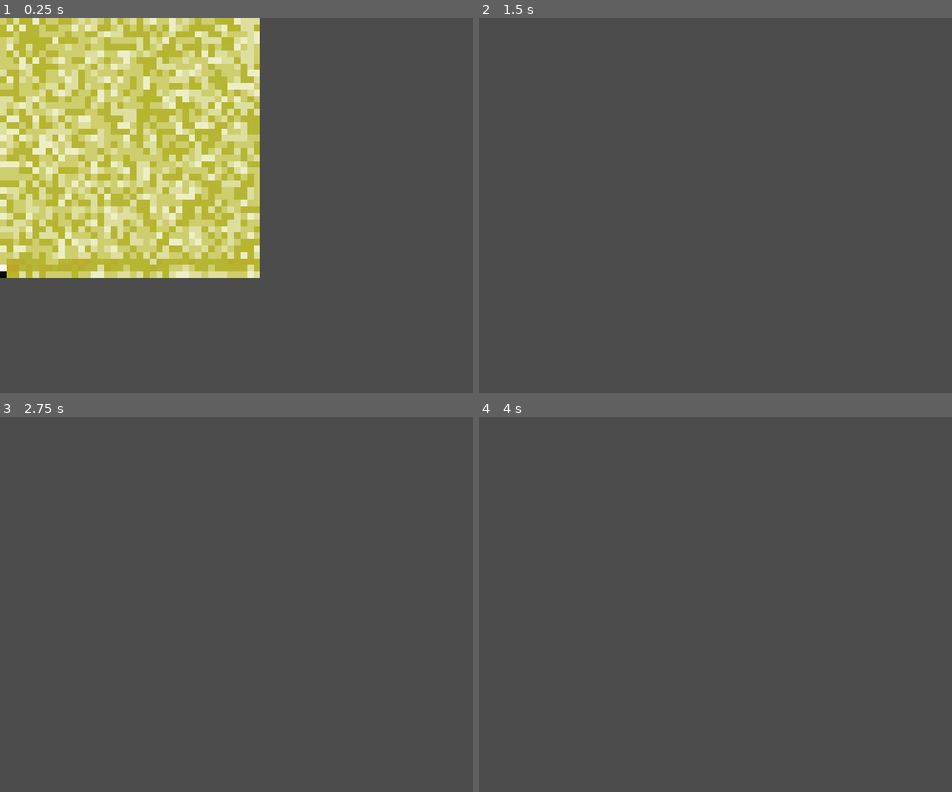
Above: before the commit, frames 1-4 (two rows, left to right).
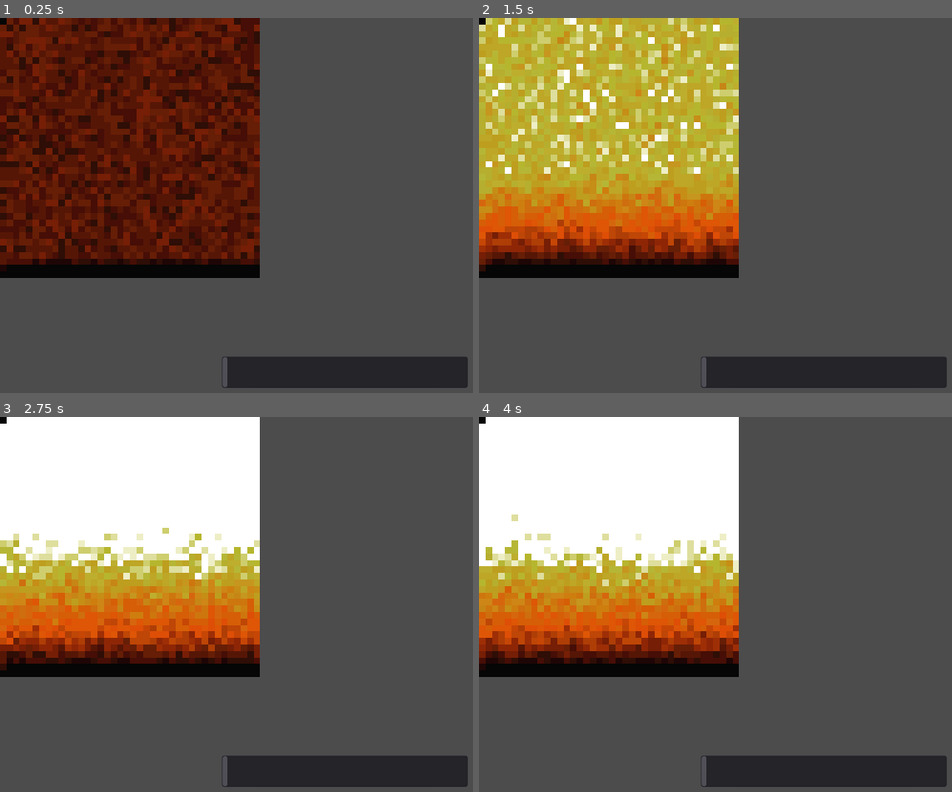
Above: after the commit, the same moments.

Repository: Pravalika0621/doom-fire-algorithm
Game: Godot game, scene res://Fire.tscn
The game is run twice, just before and just after one commit, with the same random seed, the same clock (stepped at 60 frames per second) and the same inputs.
Inputs:
- Up to frame 1 (0.25 s): no input
- Up to frame 2 (1.5 s): no input
- Up to frame 3 (2.75 s): no input
- Up to frame 4 (4 s): no input

The runs differ from the first frame. In frame 1, 42% of the frame differs, in the area x 0-99%, y 0-99%; in frame 2, 42%; in frame 3, 42%; in frame 4, 42%.
Error before the commit: Invalid get index '-38' (on base: 'Array'). (res://core/Render.gd:30)

Commit message:
Generating fire with scroll bar

Diff:
--- a/playground/gdscript-doom-fire/Fire.gd
+++ b/playground/gdscript-doom-fire/Fire.gd
@@ -10,3 +10,7 @@
 
 	add_child(FireMap)
 	add_child(Render)
+
+
+func _on_bar_value_changed(value):
+	FireMap.max_id = value
--- a/playground/gdscript-doom-fire/Fire.tscn
+++ b/playground/gdscript-doom-fire/Fire.tscn
@@ -4,3 +4,12 @@
 
 [node name="Fire" type="Node"]
 script = ExtResource( 1 )
+
+[node name="bar" type="HScrollBar" parent="."]
+margin_left = 340.0
+margin_top = 520.0
+margin_right = 720.0
+margin_bottom = 570.0
+max_value = 36.0
+step = 1.0
+[connection signal="value_changed" from="bar" to="." method="_on_bar_value_changed"]
--- a/playground/gdscript-doom-fire/core/FireMap.gd
+++ b/playground/gdscript-doom-fire/core/FireMap.gd
@@ -6,7 +6,7 @@
 export(int) var width = 40 setget , get_width
 export(int) var height = 40 setget , get_height
 
-const max_id = 27
+var max_id = 36
 
 
 var timer = Timer.new()
@@ -43,8 +43,14 @@
 	randomize()
 	var decay = randi()%3+1
 
-	var below_pixel = get_id(current_pixel - Vector2(0, 1))
-	fire_pixels_array[below_pixel] = get_pixel(current_pixel) - decay
+	if get_id(current_pixel + Vector2(0, 1)) > width * height:
+		return
+	elif get_id(current_pixel - Vector2(0, 1)) < 0:
+		return
+
+	if current_pixel - Vector2(0, 1) > Vector2(0, 0):
+		var below_pixel = get_id(current_pixel - Vector2(0, 1))
+		fire_pixels_array[below_pixel] = get_pixel(current_pixel) - decay
 
 	if get_pixel(current_pixel) - decay >= 0:
 		fire_pixels_array[get_id(current_pixel)] = max_id - decay
--- a/playground/gdscript-doom-fire/core/Render.gd
+++ b/playground/gdscript-doom-fire/core/Render.gd
@@ -27,7 +27,7 @@
 
 	for x in range(size.x):
 		for y in range(size.y):
-			var col = COLORS[target.get_pixel(Vector2(x, y))]
+			var col = COLORS[clamp(abs(target.get_pixel(Vector2(x, y))), 0, target.max_id)]
 
 			img.lock()
 			img.set_pixel(x, y, Color(col.r / 255.0, col.g / 255.0, col.b / 255))
